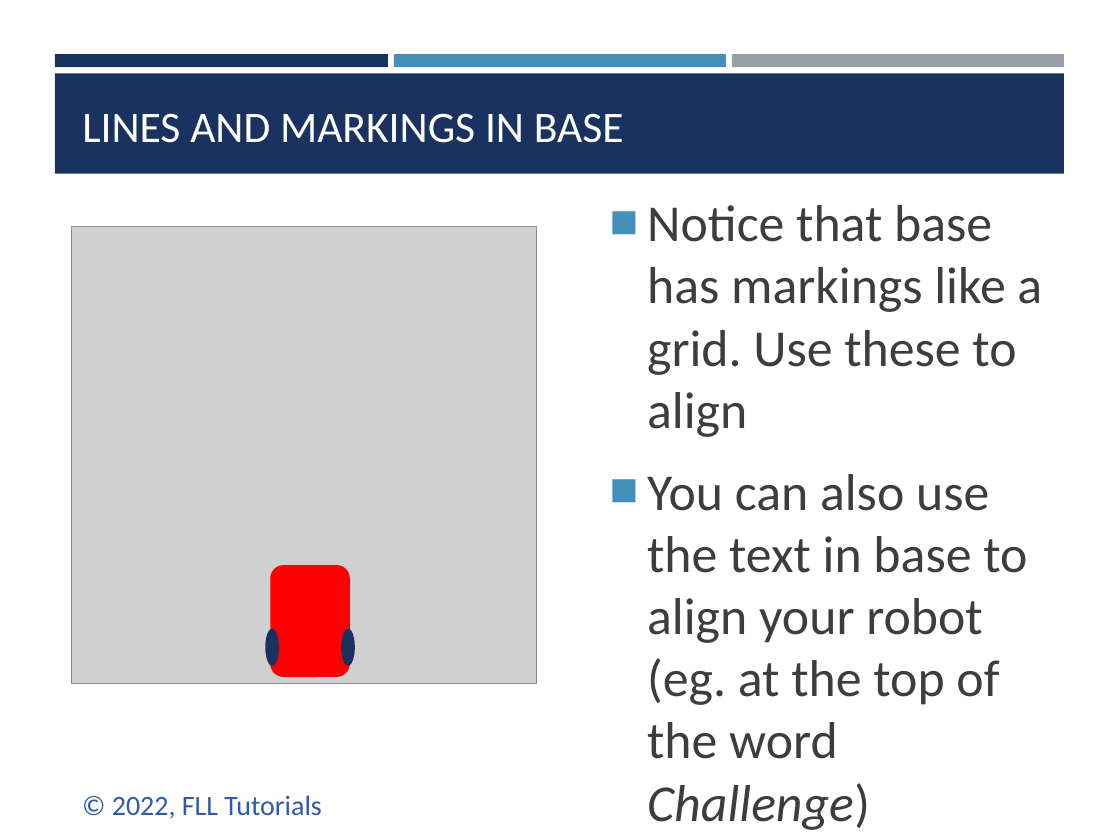
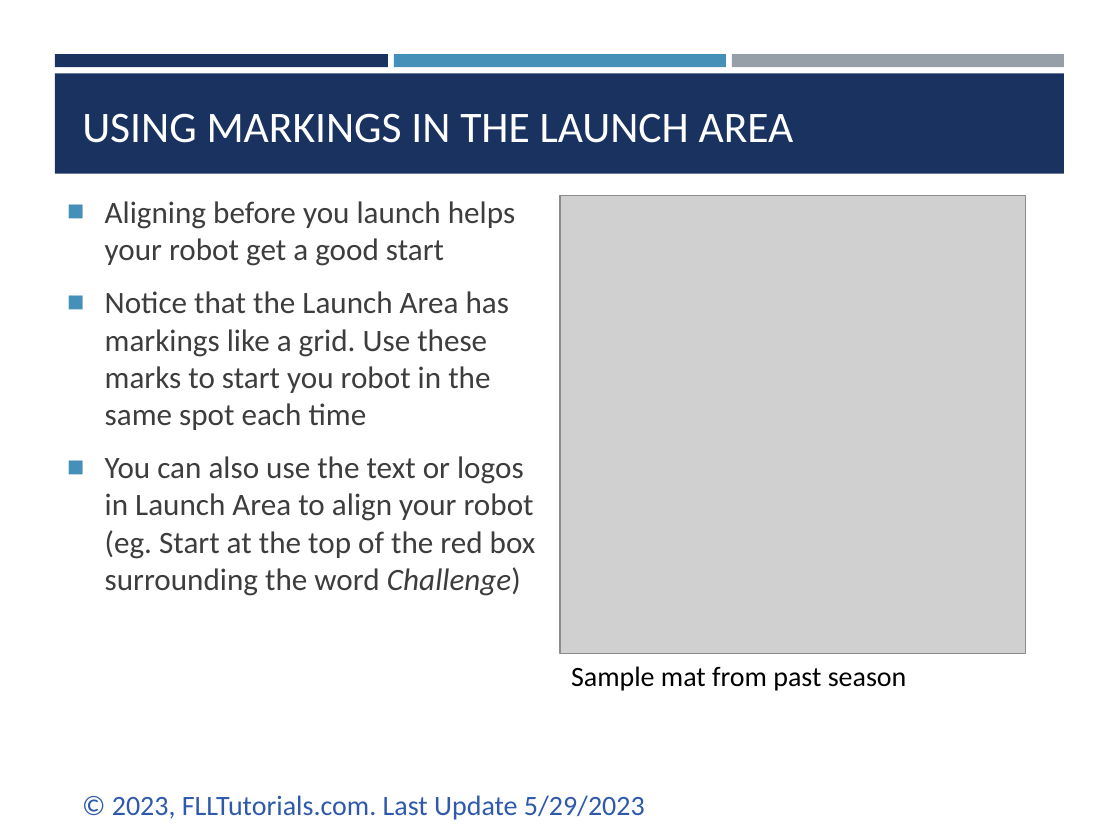
Before and after one commit to ev3lessons/FLL-Tutorials, a slide deck: slide 2 of translations/en-us/RobotGame/AlignInLaunch.pptx (slide 3 before the commit). Drawn at 1120x840 pixels with LibreOffice and Linux fonts; fonts in the diff are those of the drawing; grey boxes stand for pictures. Boxes give left, top, right and bottom in pixels: in the first picture for what was removed or moved away, otherwise in the second. Text is boxed around its words. In the diff, an @@ line names an element or a change of style, - is before the commit and + after.

Commit message:
Updated all Robot Design lessons

```diff
--- a/translations/en-us/RobotGame/AlignInLaunch.pptx
+++ b/translations/en-us/RobotGame/AlignInLaunch.pptx
@@ title at (x1=82, y1=113, x2=794, y2=143): text changed @@
-LINES AND MARKINGS IN BASE
+USING MARKINGS IN THE LAUNCH AREA
@@ text at (x1=105, y1=201, x2=536, y2=596): text changed; size 33.3 to 20 pt @@
-■ Notice that base has markings like a grid. Use these to align
-■ You can also use the text in base to align your robot (eg. at the top of the word Challenge)
+■ Aligning before you launch helps your robot get a good start
+■ Notice that the Launch Area has markings like a grid. Use these marks to start you robot in the same spot each time
+■ You can also use the text or logos in Launch Area to align your robot (eg. Start at the top of the red box surrounding the word Challenge)
@@ picture moved from (x1=72, y1=226, x2=538, y2=683) to (x1=560, y1=196, x2=1026, y2=653) @@
@@ rounded rectangle removed at (x1=270, y1=566, x2=349, y2=678) @@
@@ ellipse removed at (x1=265, y1=628, x2=279, y2=665) @@
@@ ellipse removed at (x1=342, y1=628, x2=355, y2=665) @@
@@ text added at (x1=571, y1=666, x2=907, y2=691), 18 pt, text #000000 @@
+Sample mat from past season
@@ text at (x1=112, y1=795, x2=645, y2=820): text changed @@
-© 2022, FLL Tutorials
+© 2023, FLLTutorials.com. Last Update 5/29/2023
```
Also in this commit, not shown: 4 other slides changed, 35 other files.
